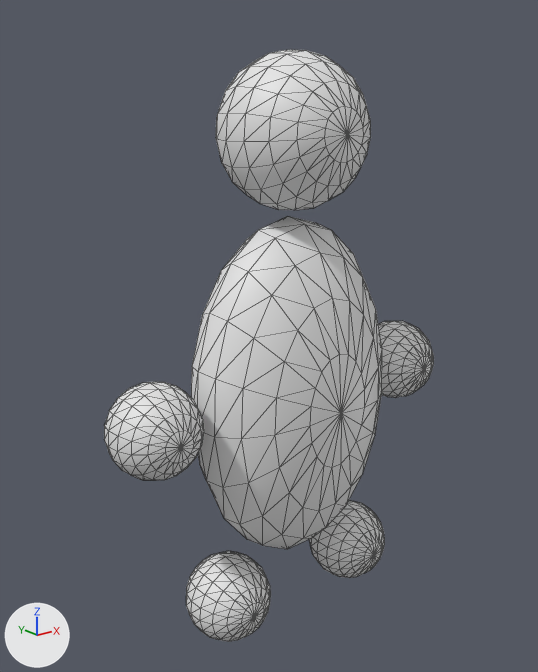
A saved change to the FBX model Assets/models/player1.FBX.
Camera for both pictures: a 50 mm lens placed at (-2.64, -3.1, 3.05), pointed at (-0.09, 0.08, 1.78). The axes (+X, +Y, +Z) are drawn at lower left. The lights are the same throughout. Mesh edges are drawn as thin lines. Where no turn or scale is listed for an object, it has been applied to the vertices.
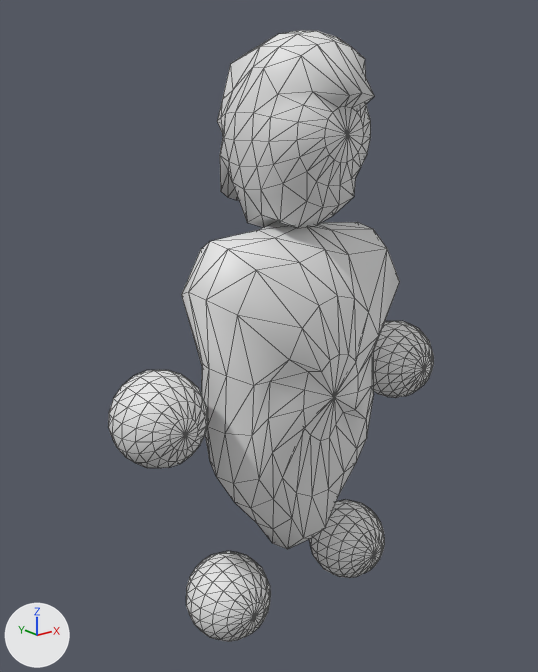
The change, as a list of edits to the scene's bpy script:
```text
Change me_mesh_001:
    used by ob_sphere002; location = (0.0, 0.0, 1.45)
    remove me_mesh_001.from_pydata(...)  # 154 vertices, 304 faces; spans x -0.63..0.63, y -0.42..0.42, z -1.0..1.01
    add me_mesh_001.from_pydata(...)  # 154 vertices, 304 faces; spans x -0.66..0.68, y -0.4..0.32, z -1.0..1.01
    me_mesh_001 part 2: 129 of 154 vertices moved; they spanned x -0.63..0.63, y -0.42..0.42, z -0.89..0.85 and now span x -0.66..0.68, y -0.37..0.32, z -0.81..0.93; mean shift (0.0, -0.01, 0.05); largest move (0.45, -0.23, 0.46) -> (0.6, -0.27, 0.61)
Change me_mesh:
    used by ob_sphere001; location = (0.0, 0.0, 2.905)
    remove me_mesh.from_pydata(...)  # 154 vertices, 304 faces; spans x -0.407..0.407, y -0.41..0.41, z -0.403..0.409
    add me_mesh.from_pydata(...)  # 154 vertices, 304 faces; spans x -0.36..0.352, y -0.5..0.471, z -0.517..0.494
    me_mesh part 1: 88 of 154 vertices moved; they spanned x -0.407..0.407, y -0.324..0.41, z -0.403..0.409 and now span x -0.36..0.352, y -0.5..0.471, z -0.517..0.494; mean shift (-0.002, -0.008, -0.007); largest move (0.032, 0.361, -0.193) -> (0.032, 0.464, -0.395)
Change ob_sphere006:
    ob_sphere006.location: (-0.908, 0.0, 1.454) -> (-0.881, 0.0, 1.513)
```

Location of each change, (x1, y1, x2, y2) in pixels of the pictures (538 x 672 px; the box of a moved part takes in the faces that stretch with it):
'Sphere002', reshaped (15% wider)
    before: (191, 216, 382, 549)
    after: (181, 221, 400, 549)
'Sphere001', reshaped (23% taller)
    before: (216, 49, 371, 210)
    after: (217, 30, 374, 228)
'Sphere006', moved
    before: (104, 382, 204, 480)
    after: (108, 370, 209, 468)
part 1 of me_mesh, moved or reshaped
    before: (216, 49, 366, 210)
    after: (217, 30, 374, 228)
part 2 of me_mesh_001, moved or reshaped
    before: (191, 224, 382, 549)
    after: (181, 222, 400, 549)
